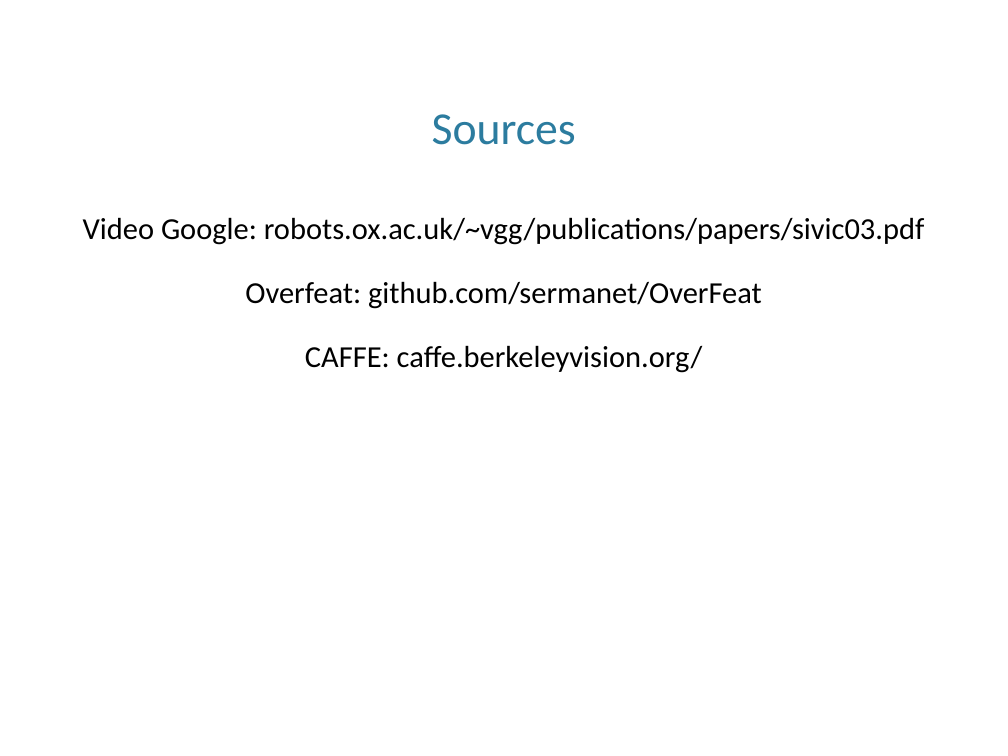
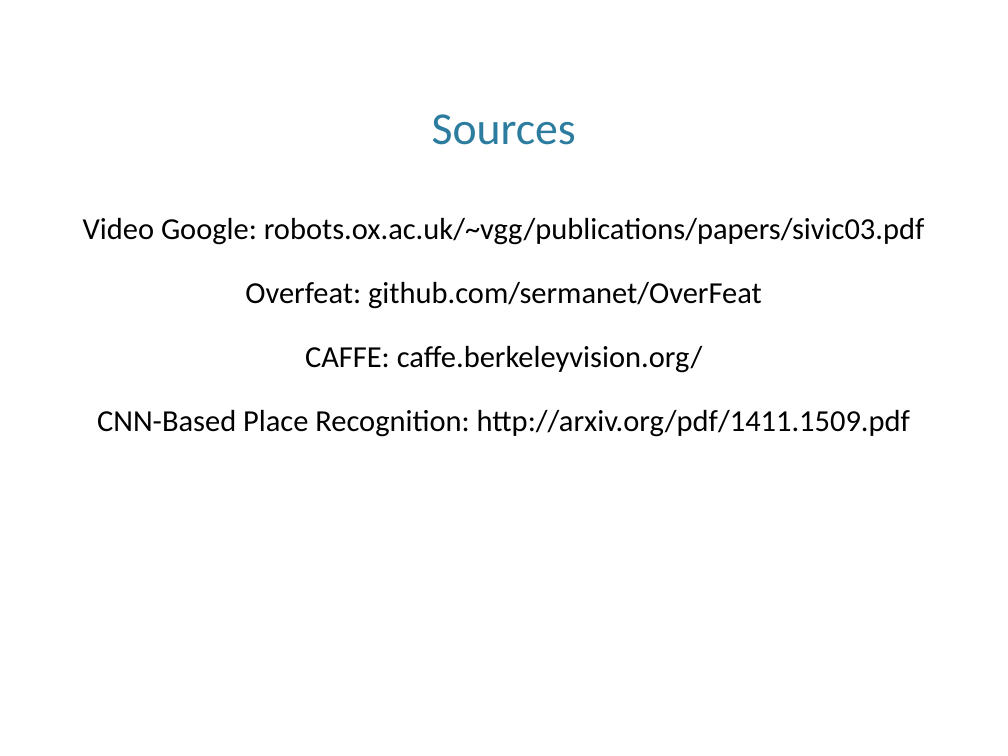
Before and after one commit to estherva7/VideoGoogle-PlaceRecognition, a slide deck: slide 18 of presentation.pptx. Drawn at 1008x756 pixels with LibreOffice and Linux fonts; fonts in the diff are those of the drawing; background and template pictures are left out. Boxes give left, top, right and bottom in pixels: in the first picture for what was removed or moved away, otherwise in the second. Text is boxed around its words. In the diff, an @@ line names an element or a change of style, - is before the commit and + after.

```diff
--- a/presentation.pptx
+++ b/presentation.pptx
@@ text at <box>97,409,910,437</box>: paragraph added @@
+CNN-Based Place Recognition: http://arxiv.org/pdf/1411.1509.pdf
```
Also in this commit, not shown: 8 other slides changed, 1 other file.
